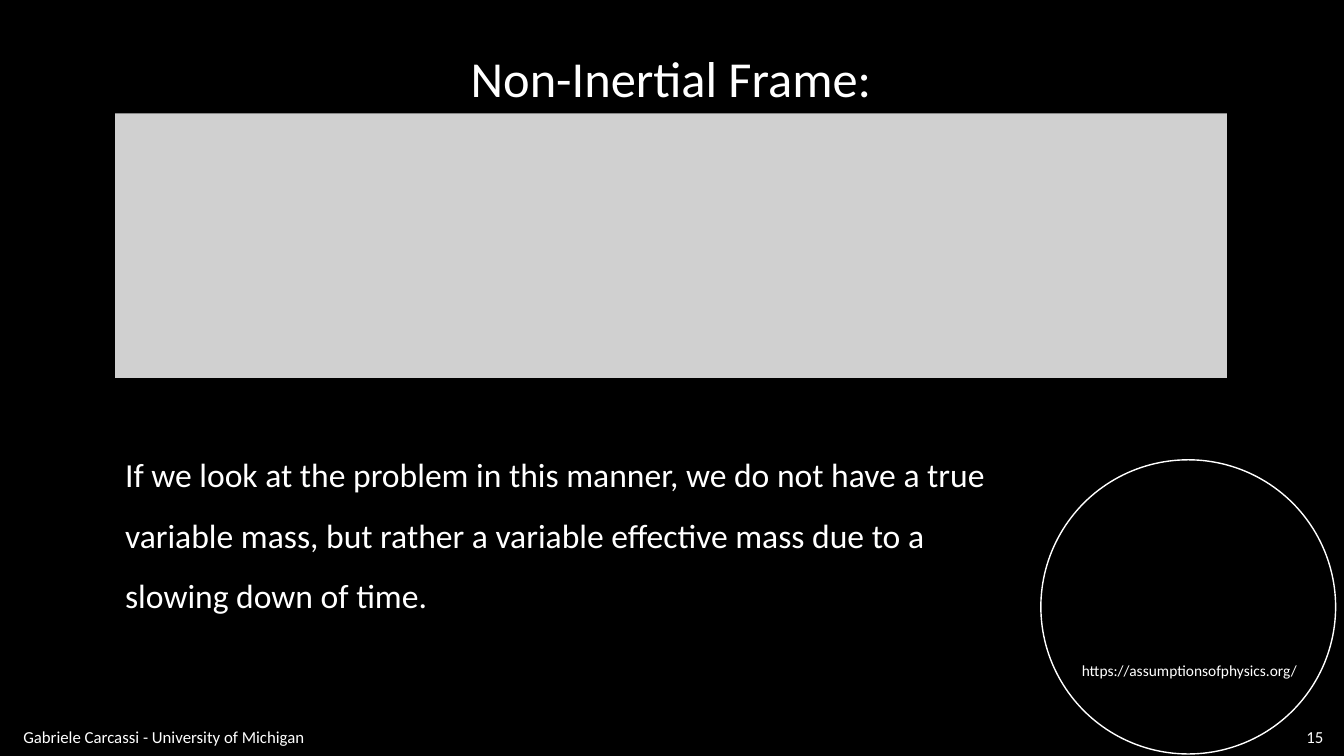
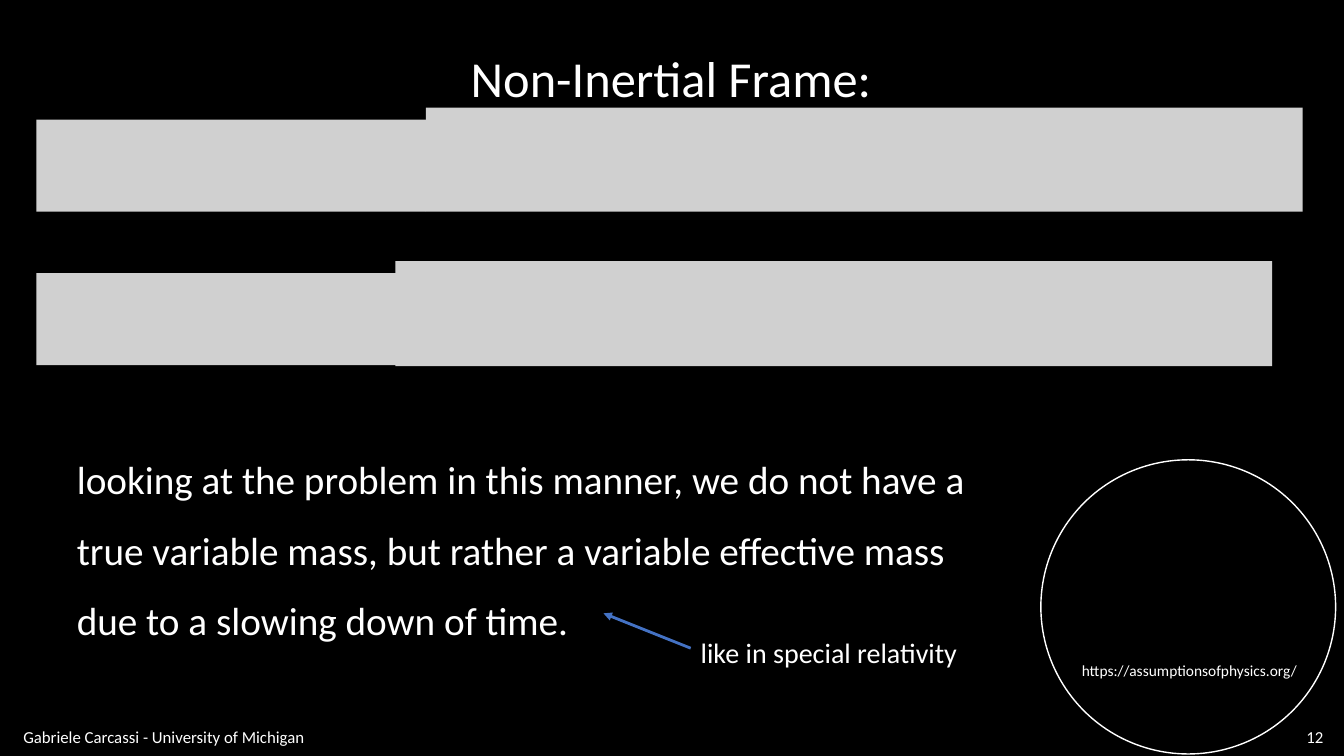
Before and after one commit to assumptionsofphysics/slides, a slide deck: slide 12 of BookCompanions-v2/RP-Class-2.pptx (slide 15 before the commit). Drawn at 1344x756 pixels with LibreOffice and Linux fonts; fonts in the diff are those of the drawing; grey boxes stand for pictures; background and template pictures are left out. Boxes give left, top, right and bottom in pixels: in the first picture for what was removed or moved away, otherwise in the second. Text is boxed around its words. In the diff, an @@ line names an element or a change of style, - is before the commit and + after.

```diff
--- a/BookCompanions-v2/RP-Class-2.pptx
+++ b/BookCompanions-v2/RP-Class-2.pptx
@@ picture removed at (115,114,1227,378) @@
@@ picture added at (426,108,1304,212) @@
@@ picture added at (36,120,425,212) @@
@@ picture added at (395,261,1272,366) @@
@@ picture added at (36,273,498,365) @@
@@ text at (77,466,965,642): text changed; size 24 to 28 pt @@
-If we look at the problem in this manner, we do not have a true variable mass, but rather a variable effective mass due to a slowing down of time.
+looking at the problem in this manner, we do not have a true variable mass, but rather a variable effective mass due to a slowing down of time.
@@ arrow added from (691, 648) to (604, 613), #4472C4 2 pt @@
@@ text added at (701,643,957,668), 20 pt, text #FFFFFF @@
+like in special relativity
@@ page number at (1306,732,1323,743): text changed @@
-15
+12
```
Also in this commit, not shown: 12 other slides changed, 3 slides removed, 1 other file.
